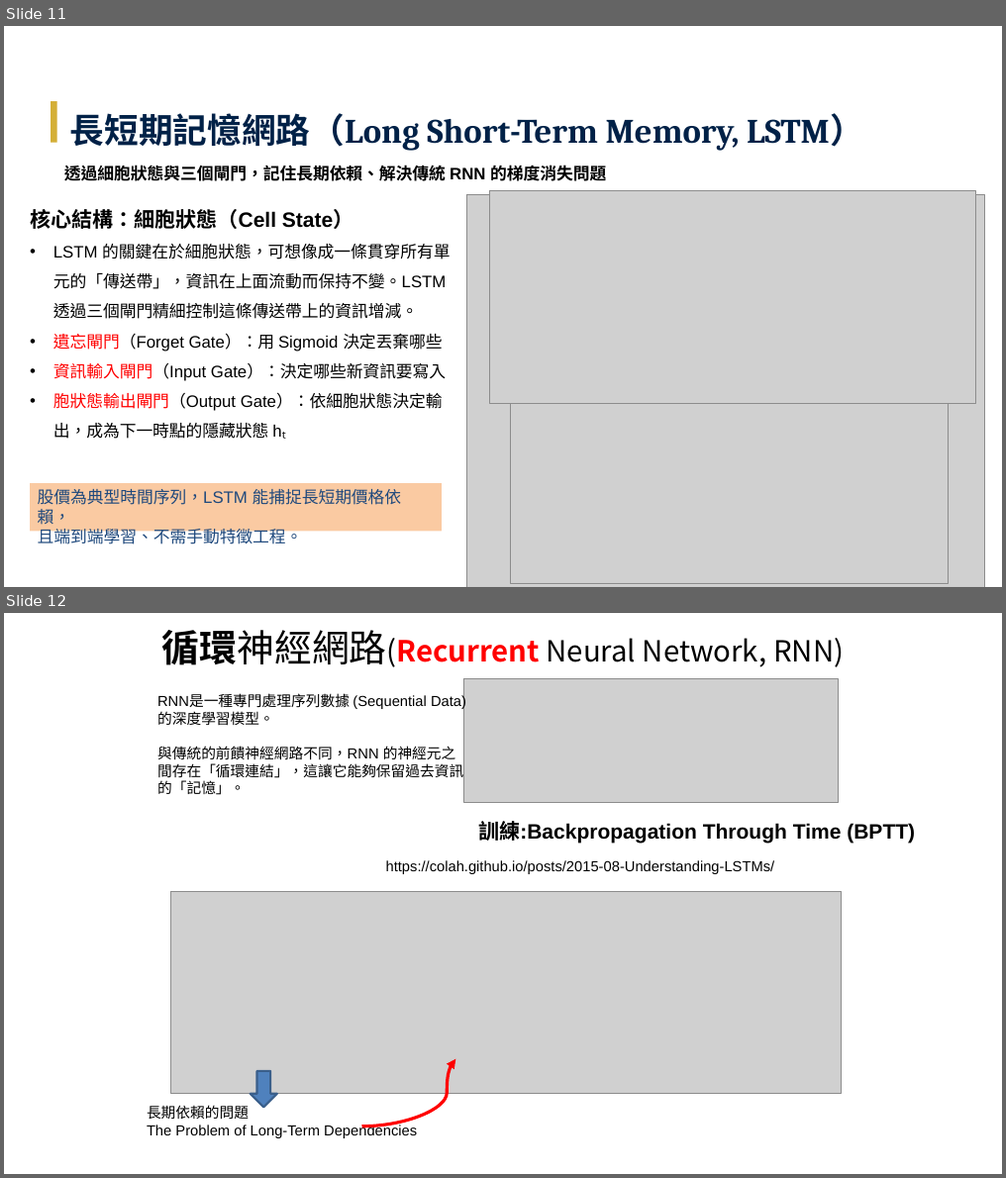
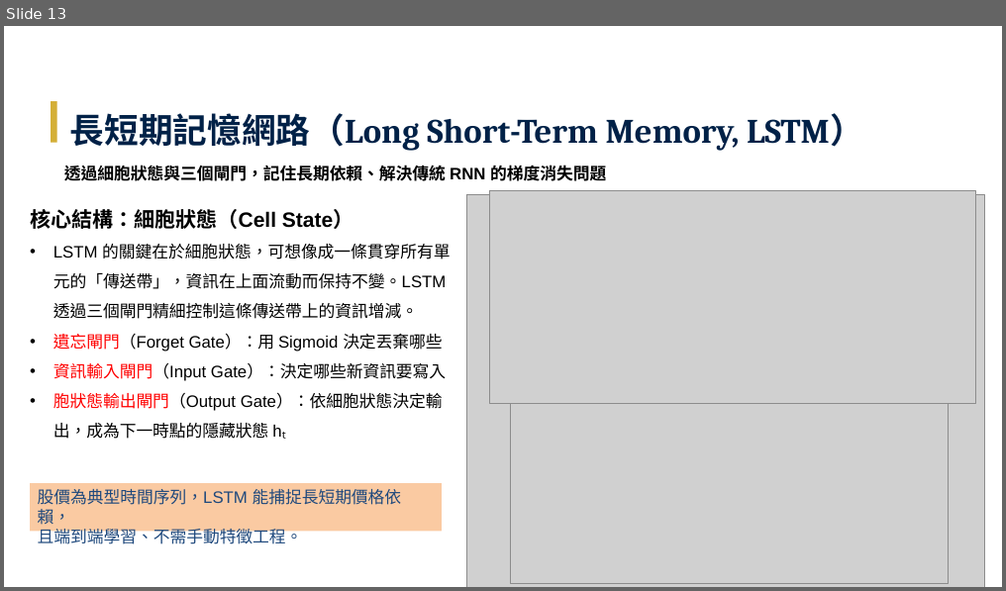
Before and after one commit to Tzu-Lin/ETF-AI-Project, a slide deck: 林子瑜-LLM_ETF_修訂四版_v20260608.pptx. Shown one above the other, each under a label of ours: slides 11 and 12 before the commit, slide 13 after it. The pictures are 1006x1178 and 1006x591 pixels, drawn with LibreOffice and Linux fonts; fonts in the diff are those of the drawing; grey boxes stand for pictures. Boxes give left, top, right and bottom in pixels: in the first picture for what was removed or moved away, otherwise in the second. Text is boxed around its words. In the diff, an @@ line names an element or a change of style, - is before the commit and + after.

```diff
--- a/林子瑜-LLM_ETF_修訂四版_v20260608.pptx
+++ b/林子瑜-LLM_ETF_修訂四版_v20260608.pptx
@@ slide 12 removed at box(4, 613, 1002, 1174), background #FFFFFF @@
@@ title removed at box(162, 630, 844, 667) @@
-循環神經網路(Recurrent Neural Network, RNN)
@@ text removed at box(157, 694, 466, 795) @@
-RNN是一種專門處理序列數據 (Sequential Data) 的深度學習模型。
-與傳統的前饋神經網路不同，RNN 的神經元之間存在「循環連結」，這讓它能夠保留過去資訊的「記憶」。
@@ picture removed at box(463, 679, 839, 802) @@
@@ text removed at box(478, 821, 915, 844) @@
-訓練:Backpropagation Through Time (BPTT)
@@ text removed at box(386, 861, 775, 874) @@
-https://colah.github.io/posts/2015-08-Understanding-LSTMs/
@@ picture removed at box(171, 891, 842, 1093) @@
@@ down arrow removed at box(251, 1071, 277, 1107) @@
@@ curved arrow removed from (361, 1127) to (456, 1059) @@
@@ text removed at box(147, 1105, 417, 1139) @@
-長期依賴的問題
-The Problem of Long-Term Dependencies
@@ what was slide 11 is now slide 13 @@
```
Also in this commit, not shown: 4 slides changed, 6 slides added, 4 other slides removed.
